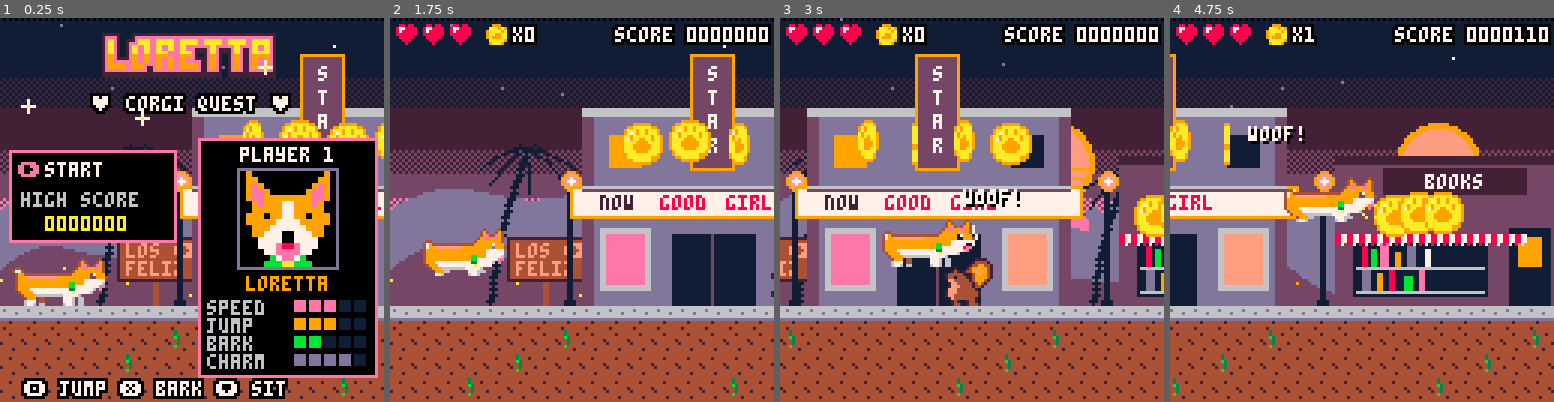
Above: before the commit, frames 1-4 (left to right).
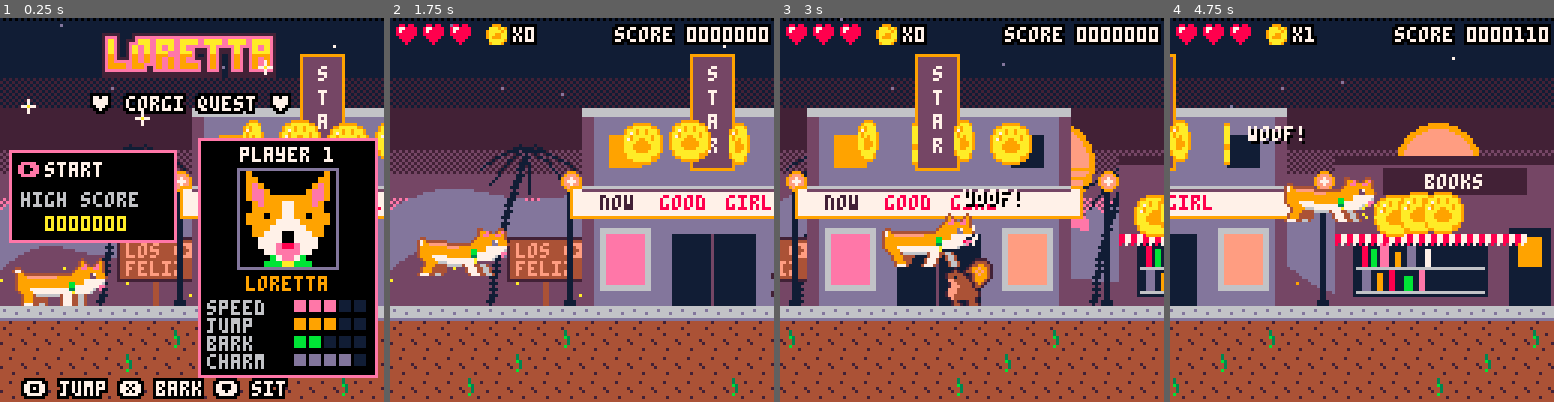
Above: after the commit, the same moments.

Repository: drachis/carts
Game: PICO-8 cartridge proj/loretta/loretta.p8
Same seed, same stepped clock (60 frames per second), same inputs: the game is played once before the commit and once after it.
Inputs:
- Up to frame 1 (0.25 s): no input
- Up to frame 2 (1.75 s): tap X (X key) at 0.33, 1.07 s; tap O (Z key) at 0.7, 1.7 s; hold Right from 1.6 s (still down)
- Up to frame 3 (3 s): tap X (X key) at 1.85, 2.97 s; release Right at 2.1 s; tap O (Z key) at 2.1, 2.5, 2.9 s; hold Up 2.15-2.42 s; hold Right from 2.47 s (still down)
- Up to frame 4 (4.75 s): release Right at 3.03 s; hold Left 3.08-3.58 s; tap O (Z key) every 0.4 s from 3.3 to 4.5 s; hold Down 3.63-3.97 s; hold Right 4.02-4.68 s; tap X (X key) at 4.08 s; hold Up from 4.73 s (still down)

The runs differ from the first frame. In frame 1, 0.2% of the frame differs, in the area x 5-23%, y 71-75%; in frame 2, 1.3%; in frame 3, 1.4%, in the area x 26-51%, y 50-65%; in frame 4, 1.2%.

Commit message:
loretta: her body moves like a corgi, built from parts after witchcap's hut: four drawn legs trotting in diagonal pairs with planted paws (gait advances by distance, slip 0.0003px, 58 paws a 2s trot), a torso in two halves whose rump rocks against her chest, a body bob, a head that bobs after it with ears back at speed, in the air and on landing, a tongue flapping in time, blinks when standing; front paws reach and back legs stretch in a jump. Test: planted paws and pairs (shown to fail on a wrong gait rate, limit tightened from 0.6 to 0.1px), a film strip gait_1..4. 5540 tokens
Co-Authored-By: Claude Opus 5.5 <noreply@anthropic.com>

Diff:
--- a/proj/loretta/data.lua
+++ b/proj/loretta/data.lua
@@ -20,6 +20,8 @@
 coyote_frames=8
 paddle_lift=0.25
 paddle_rise=-0.1
+leg_stride=5
+paddle_gait=0.09
 stomp_bounce=2.4
 hurt_frames=90
 knock_x=1.2
--- a/proj/loretta/loretta.lua
+++ b/proj/loretta/loretta.lua
@@ -1,5 +1,5 @@
 function new_loretta(x,y)
- return {x=x,y=y,w=hero_w,h=hero_h,vx=0,vy=0,facing=1,coyote=0,buffer=0,held=63,paddle=0,drop=0,idle=0,bark=0,cool=0,hurt=0,chain=0,squash=0,stride=0,state="stand"}
+ return {x=x,y=y,w=hero_w,h=hero_h,vx=0,vy=0,facing=1,coyote=0,buffer=0,held=63,paddle=0,drop=0,idle=0,bark=0,cool=0,hurt=0,chain=0,squash=0,gait=0,state="stand"}
 end
 
 function read_input()
@@ -88,7 +88,7 @@
  if ground and hero.vy>=0 and area_has(hero.x,hero.y+3,hero_w,hero_h,0) then hero.vy=3 end
  if slide(hero,0,hero.vy) then hero.vy=0 end
  hero.drop,hero.hurt,hero.squash=max(hero.drop-1),max(hero.hurt-1),toward(hero.squash,0,1)
- hero.stride+=abs(hero.vx)
+ hero.gait=(hero.gait+(ground and abs(hero.vx)/(2*leg_stride) or paddling and paddle_gait or 0))%1
  hero.state=sitting and "sit" or hero.bark>0 and "bark" or not ground and (paddling and "paddle" or "jump") or abs(hero.vx)>0.1 and "run" or "stand"
 end
 
@@ -108,24 +108,48 @@
  puff(hero.x+12,min(hero.y,120),12,12)
 end
 
-loretta_sprites=parse_record[[
-stand=32
-sit=76
-bark=96
-jump=64
-nap=100
-]]
+loretta_legs=split"9,0.5,2,4,6,22,0,2,6,6,4,0,3,9,7,17,0.5,3,7,7"
+
+function gait_amp(hero)
+ return hero.air and 1 or min(1,abs(hero.vx)/0.4)
+end
+
+function leg_pose(hero,hip,phase)
+ if hero.state=="jump" then return hip>12 and 2 or -2,1 end
+ local amp,cycle=gait_amp(hero),(hero.gait+phase)%1
+ if cycle<0.5 then return leg_stride*(0.5-2*cycle)*amp,0 end
+ local swing=cycle*2-1
+ return leg_stride*(swing-0.5)*amp,-sin(swing/2)*2*amp
+end
 
 function draw_loretta(hero)
  if hero.hurt%8>3 then return end
- local sprite=loretta_sprites[hero.state]
- if hero.state=="run" then
-  sprite=({40,32,44,32})[hero.stride\8%4+1]
- elseif hero.state=="paddle" then
-  sprite=t()*12%2<1 and 68 or 72
- elseif hero.state=="stand" and t()*3%2<1 then
-  sprite=36
+ local ox,oy,flip=hero.x-4,hero.y-2,hero.facing<0
+ local function place(x,w) return flip and ox+32-x-w or ox+x end
+ if hero.state=="sit" or hero.state=="nap" then
+  spr(hero.state=="sit" and 76 or 100,ox,oy,4,2,flip)
+  return
  end
- local w,h=32+hero.squash,16-hero.squash/2
- sspr(sprite%16*8,sprite\16*8,32,16,hero.x+12-w/2,hero.y+14-h,w,h,hero.facing<0)
+ local amp,wave=gait_amp(hero),sin(hero.gait*2)
+ local body=(hero.squash>2 and 1 or 0)-(wave*amp>0.5 and 1 or 0)
+ local function legs(first)
+  for i=first,first+5,5 do
+   local hip,phase,width,colour,paw=unpack(loretta_legs,i,i+4)
+   local dx,lift=leg_pose(hero,hip,phase)
+   for column=-1,width do
+    local x0,x1=place(hip+column,1),place(hip+column+dx,1)
+    local edge=column<0 or column==width
+    line(x0,oy+12+body,x1,oy+15-lift,edge and 4 or colour)
+    if not edge then pset(x1,oy+15-lift,paw) end
+   end
+  end
+ end
+ legs(1)
+ local tail=hero.state=="stand" and t()*3%2<1 and 24 or 0
+ sspr(tail,16,11,13,place(0,11),oy+body+flr(sin(hero.gait)*amp+0.5),11,13,flip)
+ sspr(tail+11,16,10,13,place(11,10),oy+body,10,13,flip)
+ legs(11)
+ local ears,tongue=hero.air or abs(hero.vx)>1.1 or hero.squash>2,amp>0 and hero.gait%0.5<0.25
+ local head=hero.bark>0 and 46 or ears and (tongue and 66 or 42) or tongue and 44 or t()%3<0.1 and 64 or 40
+ spr(head,place(19,16),oy+body-(hero.bark>0 and 1 or sin(hero.gait*2+0.2)*amp>0.5 and 1 or 0),2,2,flip)
 end
--- a/proj/loretta/tests/test_moves.lua
+++ b/proj/loretta/tests/test_moves.lua
@@ -52,7 +52,43 @@
  return row
 end
 
+local function feet()
+ local placed={}
+ for i=1,#loretta_legs,5 do
+  local hip,phase=loretta_legs[i],loretta_legs[i+1]
+  local dx,lift=leg_pose(hero,hip,phase)
+  add(placed,{x=hero.x-4+hip+dx,down=lift==0,phase=phase})
+ end
+ return placed
+end
+
 cases={
+ {
+  name="her paws stay planted while she trots, in diagonal pairs",buttons={1},frames=120,
+  setup=function() arena(16) result.slip,result.last,result.steps=0,nil,0 end,
+  each=function()
+   local now=feet()
+   if result.last and abs(hero.vx)>=0.4 then
+    for i,foot in ipairs(now) do
+     local before=result.last[i]
+     if foot.down and before.down then result.slip=max(result.slip,abs(foot.x-before.x)) end
+     if foot.down and not before.down then result.steps+=1 end
+    end
+   end
+   result.last=now
+   result.pairs=now[2].down==now[3].down and now[1].down==now[4].down and now[1].down!=now[2].down
+  end,
+  check=function() return result.slip<0.1 and result.pairs,"largest slip of a planted paw "..result.slip.."px, "..result.steps.." paws put down in 2 seconds, pairs together "..tostr(result.pairs) end,
+ },
+ {
+  name="a film strip of her trot",buttons={1},frames=44,every_frame=true,
+  setup=function() arena(16) result.frame=0 end,
+  each=function()
+   result.frame+=1
+   if result.frame>=32 and result.frame%3==2 then dump_screen("gait_"..(result.frame-29)\3) end
+  end,
+  check=function() return true,"gait_1..4 dumped" end,
+ },
  {
   name="runs up to top speed and holds it",buttons={1},frames=60,
   setup=function() arena(16) end,
Not shown, changed: 48 lines of the sprite sheet (__gfx__) section of proj/loretta/loretta.p8
Not shown, changed: 48 lines of the sprite sheet (__gfx__) section of proj/loretta/tests/test_boot.p8
Not shown, changed: 48 lines of the sprite sheet (__gfx__) section of proj/loretta/tests/test_level.p8
Not shown, changed: 48 lines of the sprite sheet (__gfx__) section of proj/loretta/tests/test_moves.p8
Not shown, changed: 48 lines of the sprite sheet (__gfx__) section of proj/loretta/tests/test_scenes.p8
Not shown, changed: proj/loretta/gen_cart.py
Not shown, changed: proj/loretta/notes/data.md
Not shown, changed: proj/loretta/notes/loretta.md
Not shown, changed: proj/loretta/notes/things.md
